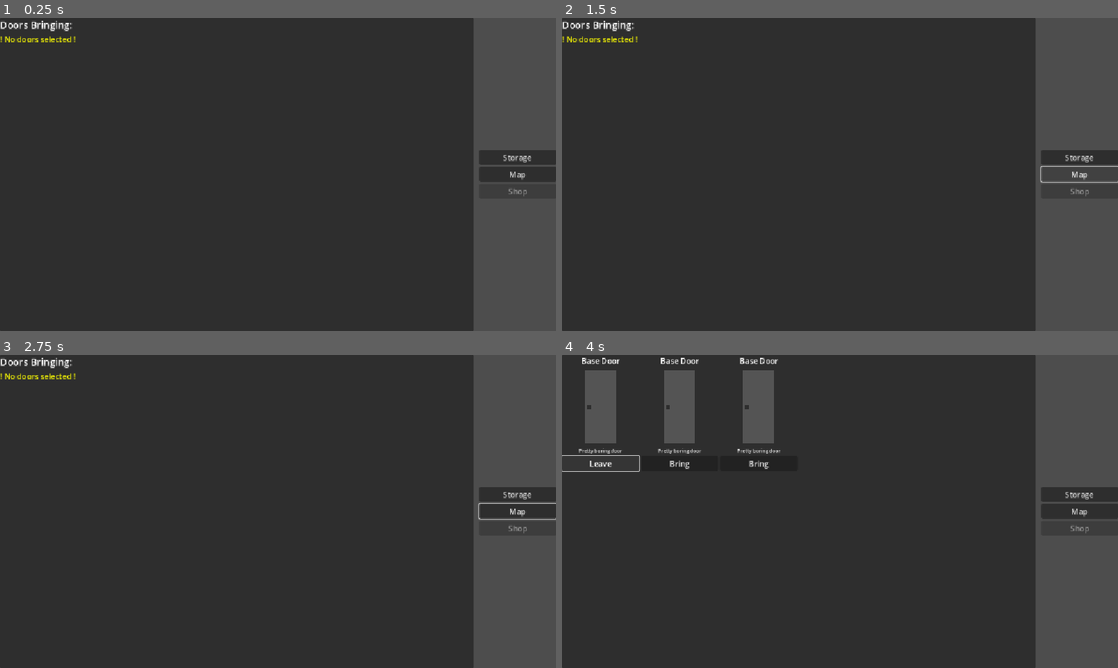
Above: before the commit, frames 1-4 (two rows, left to right).
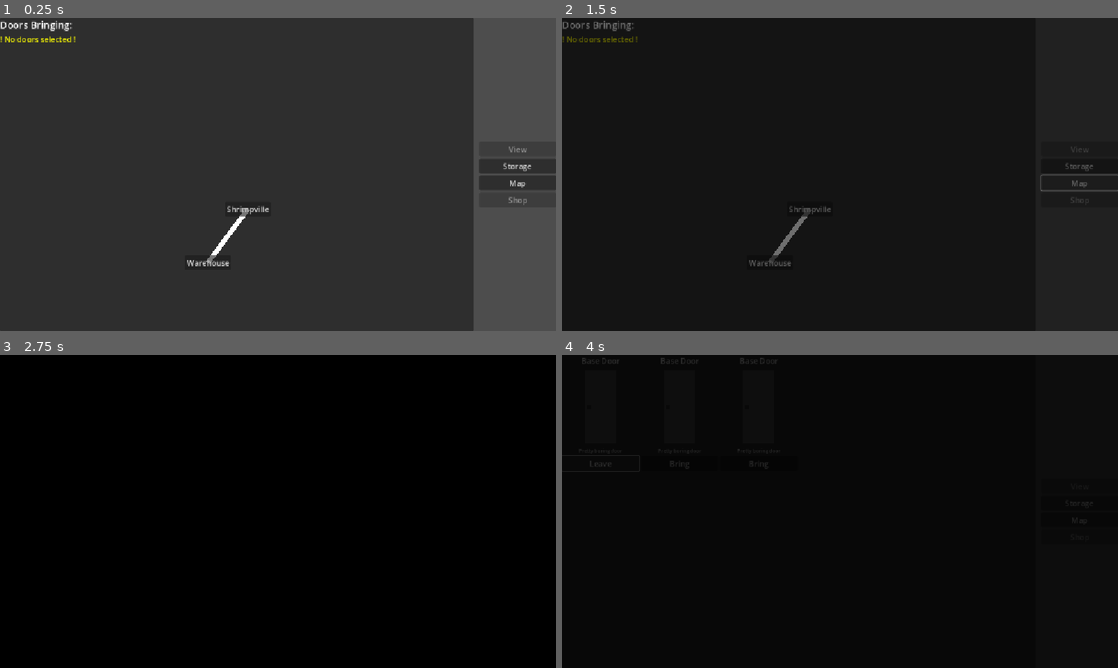
Above: after the commit, the same moments.

Repository: TheOmnipresence/DoorSalesman
Game: Godot game, scene res://Scenes/warehouse.tscn
Two runs of this game, one before a commit and one after it. Both use one fixed random seed, a clock stepped at 60 frames per second and the inputs below. This scene is started directly instead of the project's main scene. The engine's default icon, where the game draws it, is replaced by a stand-in: a white triangle on a blue panel in a dark square.
Inputs (mouse positions are in pixels of both pictures, inside the frame that each line leads up to):
- Up to frame 1 (0.25 s): no input
- Up to frame 2 (1.5 s): click (812, 208) at 0.5 s, where only the run after the commit has a clickable "Shrimpville"; click "Map" at 1.25 s
- Up to frame 3 (2.75 s): click (205, 599) at 2 s, where only the run after the commit has a clickable "Warehouse"
- Up to frame 4 (4 s): click "Storage" at 2.75 s; click "Bring" at 3.5 s

The runs differ from the first frame. In frame 1, 0.8% of the frame differs, in the area x 33-100%, y 41-80%; in frame 2, 99%; in frame 3, 100%, in the area x 0-100%, y 0-100%; in frame 4, 100%.

Commit message:
going places

Diff:
--- a/Scenes/main.tscn
+++ b/Scenes/main.tscn
@@ -1,8 +1,9 @@
-[gd_scene load_steps=14 format=3 uid="uid://bigfy725ipxb"]
+[gd_scene load_steps=16 format=3 uid="uid://bigfy725ipxb"]
 
 [ext_resource type="Script" uid="uid://c0smdnectwr3" path="res://Scripts/npc_test.gd" id="1_bo1nx"]
 [ext_resource type="Script" uid="uid://dym4am1ghfcs1" path="res://Scripts/npc.gd" id="1_jjgbg"]
 [ext_resource type="Script" uid="uid://dvfxph6aeapdn" path="res://Scripts/dia_resource.gd" id="3_8gbba"]
+[ext_resource type="Script" uid="uid://cf1tkwliq8ivp" path="res://Scripts/dialouge_action_transition.gd" id="4_jjvhh"]
 
 [sub_resource type="Resource" id="Resource_ynf5e"]
 script = ExtResource("3_8gbba")
@@ -49,6 +50,11 @@
 options = Array[ExtResource("3_8gbba")]([SubResource("Resource_kry3j"), SubResource("Resource_21xkr")])
 metadata/_custom_type_script = "uid://dvfxph6aeapdn"
 
+[sub_resource type="Resource" id="Resource_6iyac"]
+script = ExtResource("4_jjvhh")
+targetVal = null
+metadata/_custom_type_script = "uid://cf1tkwliq8ivp"
+
 [sub_resource type="Resource" id="Resource_d1ilt"]
 script = ExtResource("3_8gbba")
 key = "yay"
@@ -60,6 +66,7 @@
 key = "yay"
 text = "yay"
 options = Array[ExtResource("3_8gbba")]([SubResource("Resource_d1ilt")])
+action_condition = SubResource("Resource_6iyac")
 metadata/_custom_type_script = "uid://dvfxph6aeapdn"
 
 [sub_resource type="RectangleShape2D" id="RectangleShape2D_bo1nx"]
--- /dev/null
+++ b/Scenes/shrimpville.tscn
@@ -0,0 +1,15 @@
+[gd_scene format=3 uid="uid://d38xjml56pg4n"]
+
+[node name="Shrimpville" type="Control"]
+layout_mode = 3
+anchors_preset = 15
+anchor_right = 1.0
+anchor_bottom = 1.0
+grow_horizontal = 2
+grow_vertical = 2
+mouse_filter = 2
+
+[node name="ColorRect" type="ColorRect" parent="."]
+layout_mode = 0
+offset_right = 40.0
+offset_bottom = 40.0
--- a/Scenes/warehouse.tscn
+++ b/Scenes/warehouse.tscn
@@ -1,6 +1,7 @@
-[gd_scene load_steps=2 format=3 uid="uid://w45d4knxebwf"]
+[gd_scene load_steps=3 format=3 uid="uid://w45d4knxebwf"]
 
 [ext_resource type="Script" uid="uid://ciplcwlyjgmy8" path="res://Scripts/warehouse.gd" id="1_k87ds"]
+[ext_resource type="Script" uid="uid://1aab4ig58eql" path="res://Scripts/map_button.gd" id="2_nqdwu"]
 
 [node name="Warehouse" type="Control"]
 layout_mode = 3
@@ -33,6 +34,7 @@
 anchor_bottom = 1.0
 grow_horizontal = 2
 grow_vertical = 2
+mouse_filter = 2
 
 [node name="Panel" type="Panel" parent="HSplitContainer/Tabs/Storage"]
 layout_mode = 1
@@ -62,6 +64,7 @@
 anchor_bottom = 1.0
 grow_horizontal = 2
 grow_vertical = 2
+mouse_filter = 2
 
 [node name="Panel" type="Panel" parent="HSplitContainer/Tabs/Map"]
 layout_mode = 1
@@ -70,6 +73,7 @@
 anchor_bottom = 1.0
 grow_horizontal = 2
 grow_vertical = 2
+mouse_filter = 2
 
 [node name="BroughtDoors" type="VBoxContainer" parent="HSplitContainer/Tabs/Map"]
 layout_mode = 1
@@ -81,10 +85,76 @@
 theme_override_font_sizes/font_size = 20
 text = "Doors Bringing:"
 
+[node name="Map" type="Control" parent="HSplitContainer/Tabs/Map"]
+layout_mode = 1
+anchors_preset = 15
+anchor_right = 1.0
+anchor_bottom = 1.0
+offset_top = 237.0
+grow_horizontal = 2
+grow_vertical = 2
+mouse_filter = 2
+
+[node name="Buttons" type="Control" parent="HSplitContainer/Tabs/Map/Map"]
+layout_mode = 1
+anchors_preset = 15
+anchor_right = 1.0
+anchor_bottom = 1.0
+grow_horizontal = 2
+grow_vertical = 2
+mouse_filter = 2
+
+[node name="Shrimpville" type="Button" parent="HSplitContainer/Tabs/Map/Map/Buttons"]
+z_index = 1
+layout_mode = 0
+offset_left = 466.0
+offset_top = 143.0
+offset_right = 561.0
+offset_bottom = 174.0
+text = "Shrimpville"
+script = ExtResource("2_nqdwu")
+
+[node name="Warehouse" type="Button" parent="HSplitContainer/Tabs/Map/Map/Buttons" node_paths=PackedStringArray("connections")]
+z_index = 1
+layout_mode = 0
+offset_left = 383.0
+offset_top = 254.0
+offset_right = 479.0
+offset_bottom = 285.0
+text = "Warehouse"
+script = ExtResource("2_nqdwu")
+connections = [NodePath("../Shrimpville")]
+
+[node name="Lines" type="Control" parent="HSplitContainer/Tabs/Map/Map"]
+layout_mode = 1
+anchors_preset = 15
+anchor_right = 1.0
+anchor_bottom = 1.0
+grow_horizontal = 2
+grow_vertical = 2
+mouse_filter = 2
+
+[node name="View" type="Control" parent="HSplitContainer/Tabs"]
+visible = false
+z_index = -20
+layout_mode = 1
+anchors_preset = 15
+anchor_right = 1.0
+anchor_bottom = 1.0
+grow_horizontal = 2
+grow_vertical = 2
+mouse_filter = 2
+
+[node name="Node2D" type="Node2D" parent="HSplitContainer/Tabs/View"]
+
 [node name="TabButtons" type="VBoxContainer" parent="HSplitContainer"]
 layout_mode = 2
 size_flags_horizontal = 3
 alignment = 1
+
+[node name="View" type="Button" parent="HSplitContainer/TabButtons"]
+layout_mode = 2
+text = "View"
 
 [node name="Storage" type="Button" parent="HSplitContainer/TabButtons"]
 layout_mode = 2
@@ -98,3 +168,15 @@
 layout_mode = 2
 disabled = true
 text = "Shop"
+
+[node name="Fade" type="ColorRect" parent="."]
+z_index = 100
+layout_mode = 1
+anchors_preset = 15
+anchor_right = 1.0
+anchor_bottom = 1.0
+grow_horizontal = 2
+grow_vertical = 2
+mouse_filter = 2
+color = Color(0, 0, 0, 0)
+metadata/_edit_lock_ = true
--- a/Scripts/globals.gd
+++ b/Scripts/globals.gd
@@ -1,5 +1,7 @@
 extends Node
 
+
+var current_space := "warehouse"
 
 @onready var warehouse_inventory: Array[Door] = [get_door_by_name("Base Door"), get_door_by_name("Base Door"), get_door_by_name("Base Door")]
 var truck_inventory: Array[Door] = []
@@ -51,6 +53,24 @@
 
 
 func send_to_place(place_name: String) -> void:
+	current_space = place_name
+
+	for i in range(100):
+		get_tree().current_scene.get_node("Fade").color.a += 0.01
+		await get_tree().process_frame
+
+	var scene_parent = get_tree().current_scene.get_child(0).get_node("Tabs/View")
+	scene_parent.get_child(0).queue_free()
+	if place_name != "warehouse":
+		scene_parent.add_child(load("res://Scenes/" + place_name + ".tscn").instantiate())
+	else:
+		scene_parent.add_child(Node.new())
+	get_tree().current_scene.update_disabled_tabs()
+
+	for i in range(100):
+		get_tree().current_scene.get_node("Fade").color.a -= 0.01
+		await get_tree().process_frame
+
 	print("send to " + place_name)
 
 
--- /dev/null
+++ b/Scripts/map_button.gd
@@ -0,0 +1,8 @@
+extends Button
+
+
+@export var connections: Array[Button]
+
+
+func _ready() -> void:
+	pressed.connect(Globals.send_to_place.bind(str(name).to_snake_case()))
--- a/Scripts/warehouse.gd
+++ b/Scripts/warehouse.gd
@@ -9,6 +9,10 @@
 	update_brought_doors()
 
 	force_update_doors()
+
+	update_map()
+
+	update_disabled_tabs()
 
 
 func force_update_doors():
@@ -52,3 +56,17 @@
 	node.label_settings = LabelSettings.new()
 	node.label_settings.font_color = Color.YELLOW
 	return node
+
+
+func update_map() -> void:
+	for button in $HSplitContainer/Tabs/Map/Map/Buttons.get_children():
+		for i in button.connections:
+			var line = Line2D.new()
+			line.add_point(button.position + (button.size / 2))
+			line.add_point(i.position + (i.size / 2))
+			$HSplitContainer/Tabs/Map/Map/Lines.add_child(line)
+
+
+func update_disabled_tabs() -> void:
+	$HSplitContainer/TabButtons/View.disabled = Globals.current_space == "warehouse"
+	$HSplitContainer/TabButtons/Storage.disabled = Globals.current_space != "warehouse"
Not shown, added: Scripts/map_button.gd.uid
